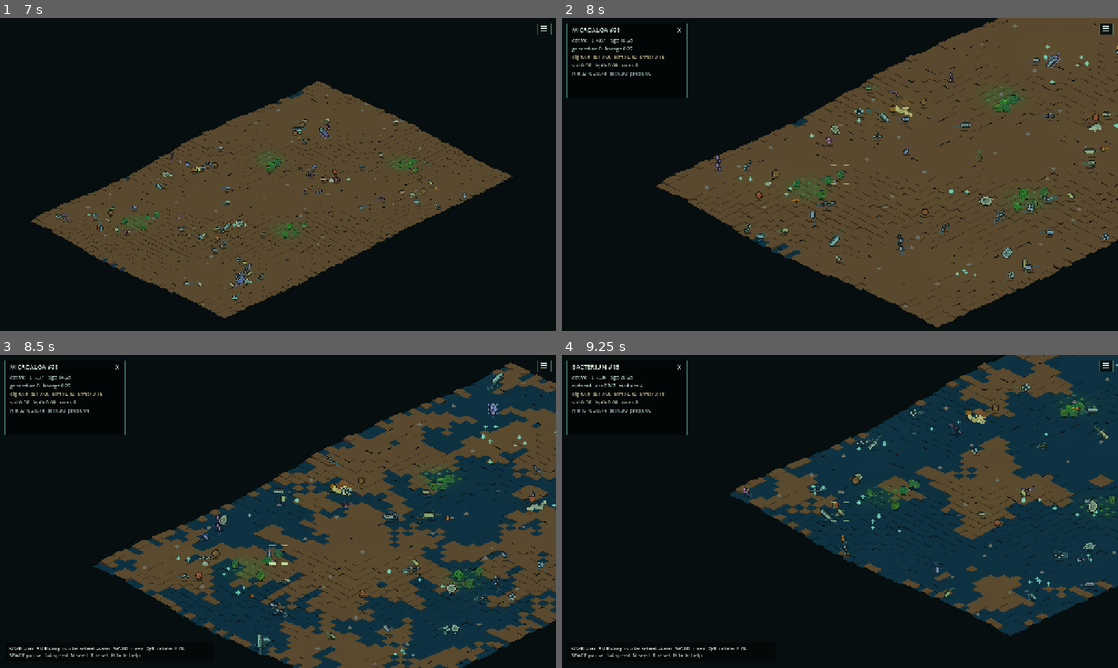
Above: before the commit, frames 1-4 (two rows, left to right).
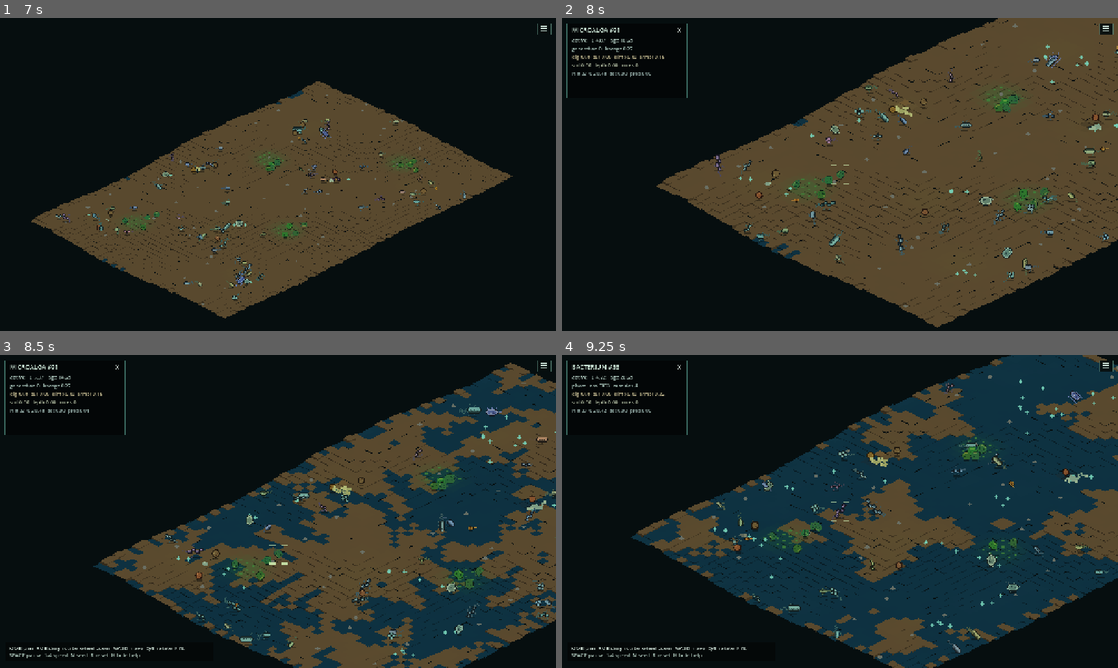
Above: after the commit, the same moments.

Repository: Rzbck/MicroC0re
Game: Godot game, scene res://src/app/main.tscn
Two runs of this game, one before a commit and one after it. Both use one fixed random seed, a clock stepped at 60 frames per second and the inputs below.
Inputs (mouse positions are in pixels of both pictures, inside the frame that each line leads up to):
- Up to frame 1 (7 s): tap Enter at 0.5 s; move the mouse to (400, 158) at 0.52 s; hold D 0.53-1.25 s; tap F at 0.6 s; click (400, 158) at 0.67 s; tap Space at 0.77, 3.5, 3.77, 6.77 s; drag from (166, 190) to (250, 237) at 1.27 s; move the mouse to (333, 105) at 2.02 s; hold D 2.03-2.75 s; tap N at 2.1 s; drag from (250, 237) to (111, 127) at 2.77 s; move the mouse to (444, 221) at 3.52 s; hold A 3.53-4.25 s; tap 2 at 3.6 s; drag from (111, 127) to (194, 96) at 4.27 s; move the mouse to (305, 174) at 5.02 s; hold S 5.03-5.75 s; tap 4 at 5.1 s; click (305, 174) at 5.17 s; drag from (194, 96) to (166, 190) at 5.77 s; move the mouse to (400, 158) at 6.52 s; hold W from 6.53 s (still down); hold Q from 6.53 s (still down)
- Up to frame 2 (8 s): release W at 7.25 s; release Q at 7.25 s; drag from (728, 190) to (812, 237) at 7.27 s
- Up to frame 3 (8.5 s): move the mouse to (333, 442) at 8.02 s; hold S from 8.03 s (still down); tap H at 8.1 s
- Up to frame 4 (9.25 s): release S at 8.75 s; drag from (812, 574) to (673, 464) at 8.77 s

Frame 1 is identical in both runs. In frame 2, less than 0.1% of the frame differs, in the area x 58-63%, y 27-35%; in frame 3, 2.3%; in frame 4, 36%, in the area x 1-100%, y 0-100%.

Commit message:
Make terraforming attribution readable

Diff:
--- a/src/app/pixel_isometric_world.gd
+++ b/src/app/pixel_isometric_world.gd
@@ -850,6 +850,31 @@
 			base = base.lerp(Color(0.08, 0.13, 0.14), 0.58)
 		LivingTerrainScript.BIOME_DISTURBED:
 			base = base.lerp(Color(0.52, 0.31, 0.14), 0.34)
+
+	var activity_strength: float = terrain.terrain_activity_strength_at_grid(
+		source.x,
+		source.y
+	)
+	if activity_strength > 0.04:
+		var activity_kind: int = terrain.terrain_activity_kind_at_grid(
+			source.x,
+			source.y
+		)
+		var builder_hue: float = terrain.terrain_activity_hue_at_grid(
+			source.x,
+			source.y
+		)
+		var builder_color: Color = _lineage_color(builder_hue)
+		if activity_kind == LivingTerrainScript.TERRAIN_ACTIVITY_BUILD:
+			base = base.lerp(
+				Color(0.67, 0.45, 0.19).lerp(builder_color, 0.38),
+				clampf(activity_strength * 0.52, 0.0, 0.52)
+			)
+		elif activity_kind == LivingTerrainScript.TERRAIN_ACTIVITY_DIG:
+			base = base.lerp(
+				Color(0.11, 0.08, 0.065).lerp(builder_color, 0.24),
+				clampf(activity_strength * 0.58, 0.0, 0.58)
+			)
 	return base
 
 
@@ -2329,14 +2354,15 @@
 	var biome: Dictionary = biome_metrics_cache
 	_ui_text(
 		panel.position + Vector2(10.0, 94.0),
-		"biome P%d B%d D%d F%d A%d X%d mod%d tr%d" % [
+		"biome P%d B%d D%d F%d A%d X%d dig%d build%d tr%d" % [
 			int(biome.get("producer", 0)),
 			int(biome.get("biofilm", 0)),
 			int(biome.get("detrital", 0)),
 			int(biome.get("fungal", 0)),
 			int(biome.get("anoxic", 0)),
 			int(biome.get("disturbed", 0)),
-			int(biome.get("recently_modified", 0)),
+			int(biome.get("dig_trace", 0)),
+			int(biome.get("build_trace", 0)),
 			int(biome.get("transitions", 0)),
 		],
 		11,
--- a/src/simulation/living_terrain.gd
+++ b/src/simulation/living_terrain.gd
@@ -27,8 +27,13 @@
 const BIOME_STATE_COUNT := 7
 const BIOME_UPDATE_INTERVAL := 1.0
 const BIOME_TRANSITION_SECONDS := 9.0
-const BIOME_DISTURBANCE_DECAY := 0.018
-const BIOME_DISTURBANCE_THRESHOLD := 0.12
+const BIOME_DISTURBANCE_DECAY := 0.040
+const BIOME_DISTURBANCE_THRESHOLD := 0.16
+
+const TERRAIN_ACTIVITY_NONE := 0
+const TERRAIN_ACTIVITY_DIG := 1
+const TERRAIN_ACTIVITY_BUILD := 2
+const TERRAIN_ACTIVITY_DECAY := 0.012
 
 # Low-frequency hydrology. This is deliberately terrain-cell based and runs at
 # 2 Hz so water can be ecological without becoming a second 60 Hz simulation.
@@ -72,6 +77,9 @@
 var biome_transition_pressure: PackedFloat32Array = PackedFloat32Array()
 var biome_ages: PackedFloat32Array = PackedFloat32Array()
 var biome_disturbance: PackedFloat32Array = PackedFloat32Array()
+var terrain_activity_kind: PackedByteArray = PackedByteArray()
+var terrain_activity_strength: PackedFloat32Array = PackedFloat32Array()
+var terrain_activity_hue: PackedFloat32Array = PackedFloat32Array()
 var biome_transitions_total: int = 0
 var _biome_accumulator: float = 0.0
 var _biome_field_indices: PackedInt32Array = PackedInt32Array()
@@ -123,6 +131,12 @@
 	biome_ages.fill(0.0)
 	biome_disturbance.resize(width * height)
 	biome_disturbance.fill(0.0)
+	terrain_activity_kind.resize(width * height)
+	terrain_activity_kind.fill(TERRAIN_ACTIVITY_NONE)
+	terrain_activity_strength.resize(width * height)
+	terrain_activity_strength.fill(0.0)
+	terrain_activity_hue.resize(width * height)
+	terrain_activity_hue.fill(0.0)
 	water_depths.resize(width * height)
 	water_depths.fill(0.0)
 	soil_moisture.resize(width * height)
@@ -293,6 +307,24 @@
 	}
 
 
+func terrain_activity_kind_at_grid(x: int, y: int) -> int:
+	var sx: int = clampi(x, 0, width - 1)
+	var sy: int = clampi(y, 0, height - 1)
+	return int(terrain_activity_kind[_index(sx, sy)])
+
+
+func terrain_activity_strength_at_grid(x: int, y: int) -> float:
+	var sx: int = clampi(x, 0, width - 1)
+	var sy: int = clampi(y, 0, height - 1)
+	return float(terrain_activity_strength[_index(sx, sy)])
+
+
+func terrain_activity_hue_at_grid(x: int, y: int) -> float:
+	var sx: int = clampi(x, 0, width - 1)
+	var sy: int = clampi(y, 0, height - 1)
+	return float(terrain_activity_hue[_index(sx, sy)])
+
+
 func biome_state_at_grid(x: int, y: int) -> int:
 	var sx: int = clampi(x, 0, width - 1)
 	var sy: int = clampi(y, 0, height - 1)
@@ -312,9 +344,17 @@
 	for state in biome_states:
 		counts[int(state)] += 1
 	var disturbed_signal_cells: int = 0
-	for pressure in biome_disturbance:
-		if float(pressure) > BIOME_DISTURBANCE_THRESHOLD:
+	var dig_trace_cells: int = 0
+	var build_trace_cells: int = 0
+	for i in range(biome_disturbance.size()):
+		if float(biome_disturbance[i]) > BIOME_DISTURBANCE_THRESHOLD:
 			disturbed_signal_cells += 1
+		if float(terrain_activity_strength[i]) > 0.08:
+			match int(terrain_activity_kind[i]):
+				TERRAIN_ACTIVITY_DIG:
+					dig_trace_cells += 1
+				TERRAIN_ACTIVITY_BUILD:
+					build_trace_cells += 1
 	return {
 		"open": counts[BIOME_OPEN],
 		"producer": counts[BIOME_PRODUCER],
@@ -324,6 +364,8 @@
 		"anoxic": counts[BIOME_ANOXIC],
 		"disturbed": counts[BIOME_DISTURBED],
 		"recently_modified": disturbed_signal_cells,
+		"dig_trace": dig_trace_cells,
+		"build_trace": build_trace_cells,
 		"transitions": biome_transitions_total,
 	}
 
@@ -342,19 +384,30 @@
 	return total
 
 
-func excavate(position: Vector2, amount: float, radius_world: float = 1.8) -> float:
-	return _apply_radial_mass(position, amount, radius_world, false)
-
-
-func deposit(position: Vector2, amount: float, radius_world: float = 2.0) -> float:
-	return _apply_radial_mass(position, amount, radius_world, true)
+func excavate(
+	position: Vector2,
+	amount: float,
+	radius_world: float = 1.8,
+	actor_hue: float = -1.0
+) -> float:
+	return _apply_radial_mass(position, amount, radius_world, false, actor_hue)
+
+
+func deposit(
+	position: Vector2,
+	amount: float,
+	radius_world: float = 2.0,
+	actor_hue: float = -1.0
+) -> float:
+	return _apply_radial_mass(position, amount, radius_world, true, actor_hue)
 
 
 func _apply_radial_mass(
 	position: Vector2,
 	amount: float,
 	radius_world: float,
-	is_deposit: bool
+	is_deposit: bool,
+	actor_hue: float = -1.0
 ) -> float:
 	var safe_amount: float = maxf(0.0, amount)
 	if safe_amount <= 0.0 or radius_world <= 0.0:
@@ -417,10 +470,32 @@
 				local_change = take
 				changed += take
 			if local_change > 0.0:
+				# Tiny distributed edits should not paint the whole world as
+				# ecologically disturbed. Only meaningful local change crosses
+				# the succession threshold.
+				var disturbance_signal: float = clampf(
+					local_change * 2.4,
+					0.0,
+					1.0
+				)
 				biome_disturbance[index] = maxf(
 					float(biome_disturbance[index]),
-					clampf(0.35 + local_change * 4.0, 0.35, 1.0)
+					disturbance_signal
 				)
+				if actor_hue >= 0.0:
+					var activity_strength: float = clampf(
+						local_change * 5.5,
+						0.14,
+						1.0
+					)
+					if activity_strength >= float(terrain_activity_strength[index]):
+						terrain_activity_kind[index] = (
+							TERRAIN_ACTIVITY_BUILD
+							if is_deposit
+							else TERRAIN_ACTIVITY_DIG
+						)
+						terrain_activity_strength[index] = activity_strength
+						terrain_activity_hue[index] = wrapf(actor_hue, 0.0, 1.0)
 
 	if changed > 0.0:
 		if is_deposit:
@@ -804,6 +879,13 @@
 				0.0,
 				float(biome_disturbance[index]) - BIOME_DISTURBANCE_DECAY * dt
 			)
+			terrain_activity_strength[index] = maxf(
+				0.0,
+				float(terrain_activity_strength[index])
+					- TERRAIN_ACTIVITY_DECAY * dt
+			)
+			if float(terrain_activity_strength[index]) <= 0.01:
+				terrain_activity_kind[index] = TERRAIN_ACTIVITY_NONE
 			var current: int = int(biome_states[index])
 			var candidate: int = _candidate_biome_state(sim, index)
 			biome_ages[index] = float(biome_ages[index]) + dt
@@ -1357,10 +1439,16 @@
 			float(agent.carried_soil),
 			0.15 + deposit_strength * 0.20
 		)
+		var actor_hue: float = (
+			float(agent.lineage_hue)
+			if "lineage_hue" in agent
+			else 0.0
+		)
 		var placed: float = deposit(
 			target,
 			requested,
-			1.45 + minf(1.0, deposit_strength) * 0.65
+			1.45 + minf(1.0, deposit_strength) * 0.65,
+			actor_hue
 		)
 		agent.carried_soil = maxf(
 			0.0,
@@ -1377,10 +1465,16 @@
 			capacity - float(agent.carried_soil),
 			(0.13 + dig * 0.18) * substrate_factor
 		)
+		var actor_hue: float = (
+			float(agent.lineage_hue)
+			if "lineage_hue" in agent
+			else 0.0
+		)
 		var removed: float = excavate(
 			dig_target,
 			requested,
-			1.20 + minf(1.2, dig) * 0.55
+			1.20 + minf(1.2, dig) * 0.55,
+			actor_hue
 		)
 		if removed > 0.0:
 			agent.carried_soil = minf(
--- a/tests/smoke_test.gd
+++ b/tests/smoke_test.gd
@@ -125,6 +125,25 @@
 	water_probe._advance_hydrology(0.5)
 	if water_probe.season_index != 1:
 		errors.append("terrain: seasonal climate phase mismatch")
+
+	# Terraforming attribution: agent-built and agent-dug cells keep a
+	# fading lineage-colored trace, while tiny edits do not automatically
+	# become ecological DISTURBED state.
+	var trace_probe = LivingTerrainScript.new(
+		19187,
+		Vector2(30.0, 30.0)
+	)
+	trace_probe.deposit(Vector2(15.0, 15.0), 0.45, 1.2, 0.25)
+	var trace_x: int = roundi(15.0 / LivingTerrainScript.CELL_SIZE)
+	var trace_y: int = roundi(15.0 / LivingTerrainScript.CELL_SIZE)
+	if trace_probe.terrain_activity_kind_at_grid(trace_x, trace_y) != LivingTerrainScript.TERRAIN_ACTIVITY_BUILD:
+		errors.append("terrain: builder trace kind missing")
+	if absf(trace_probe.terrain_activity_hue_at_grid(trace_x, trace_y) - 0.25) > 0.02:
+		errors.append("terrain: builder lineage trace hue missing")
+	trace_probe.excavate(Vector2(21.0, 15.0), 0.45, 1.2, 0.75)
+	var dig_x: int = roundi(21.0 / LivingTerrainScript.CELL_SIZE)
+	if trace_probe.terrain_activity_kind_at_grid(dig_x, trace_y) != LivingTerrainScript.TERRAIN_ACTIVITY_DIG:
+		errors.append("terrain: digger trace kind missing")
 
 	# Living-terrain regression: excavation/deposition must conserve material
 	# when the carried material is returned to the world.
Not shown, changed: docs/one-pages/02_BIOME_SUCCESSION.md
